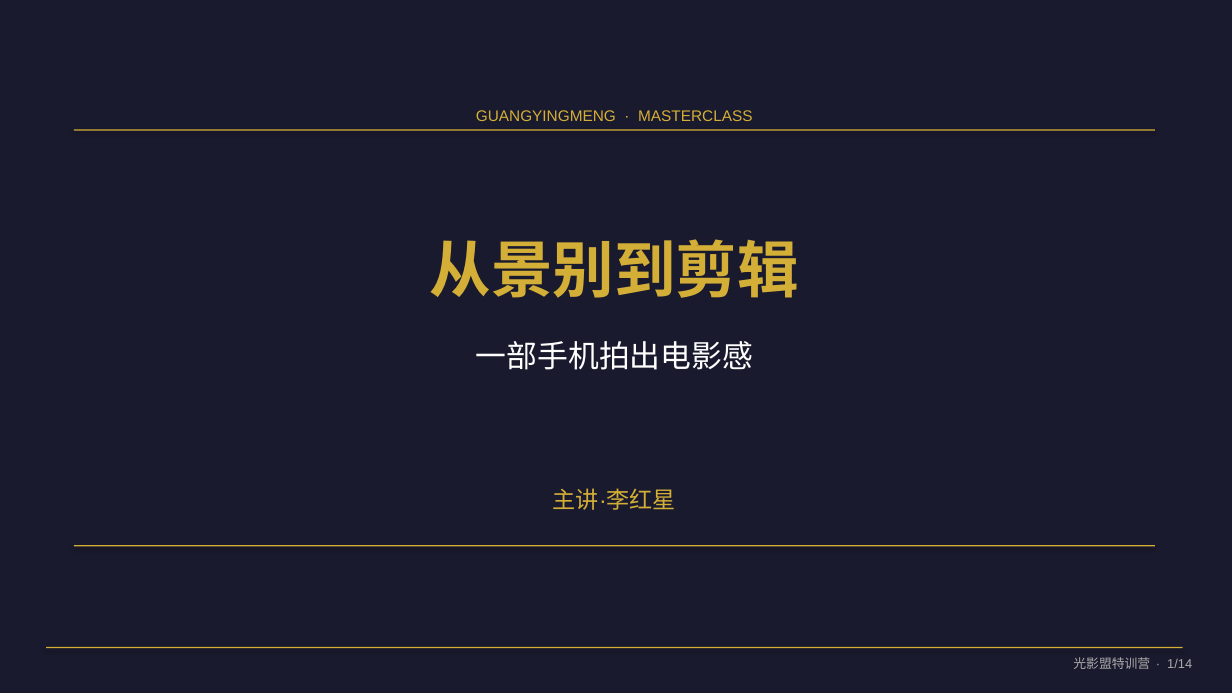
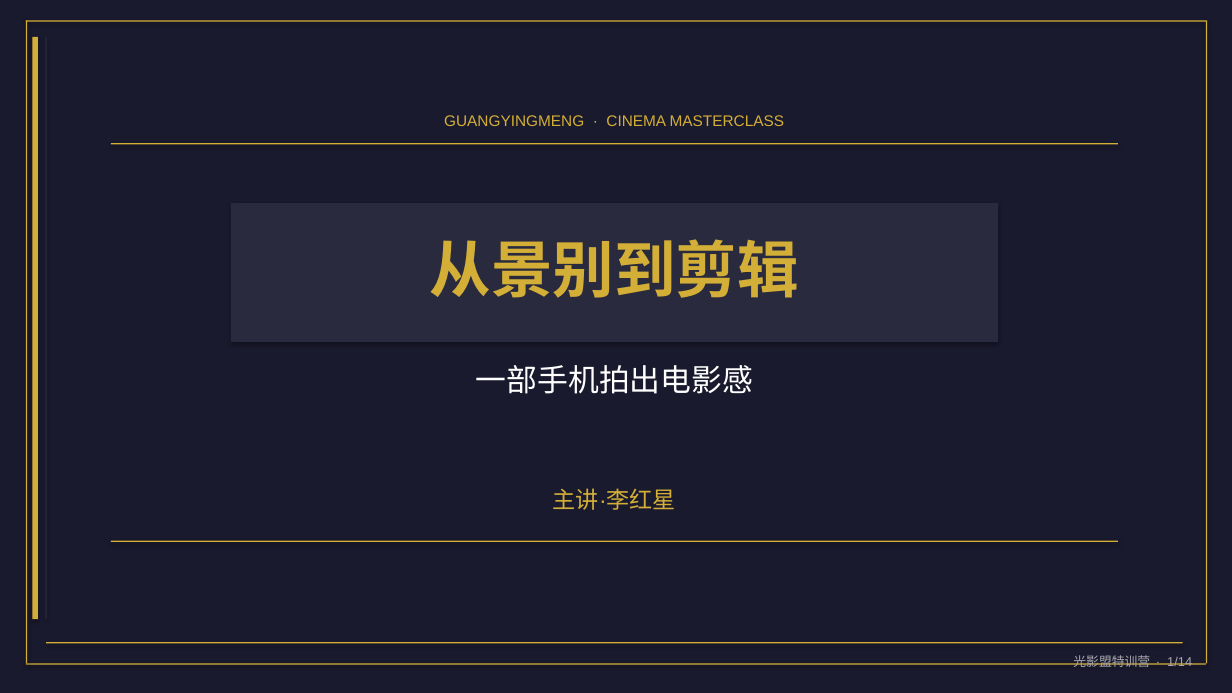
Before and after one commit to jun66888/Photon, a slide deck: slide 1 of 试听课_从景别到剪辑.pptx. Drawn at 1232x693 pixels with LibreOffice and Linux fonts; fonts in the diff are those of the drawing. Boxes give left, top, right and bottom in pixels: in the first picture for what was removed or moved away, otherwise in the second. Text is boxed around its words. In the diff, an @@ line names an element or a change of style, - is before the commit and + after.

```diff
--- a/试听课_从景别到剪辑.pptx
+++ b/试听课_从景别到剪辑.pptx
@@ rectangle: place and size @@
-rectangle at [74, 129, 1155, 130]
+rectangle at [26, 20, 1206, 21]
@@ rectangle added at [26, 20, 27, 664], fill #D4AF37 @@
@@ rectangle added at [1206, 20, 1207, 664], fill #D4AF37 @@
@@ rectangle added at [32, 37, 38, 619], fill #D4AF37 @@
@@ text at [444, 115, 785, 126]: text changed @@
-GUANGYINGMENG · MASTERCLASS
+GUANGYINGMENG · CINEMA MASTERCLASS
@@ rectangle added at [111, 143, 1118, 144], fill #D4AF37 @@
@@ rectangle added at [231, 203, 998, 342], fill #2A2A3E @@
@@ text "一部手机拍出电影感": place and size @@
-text "一部手机拍出电影感" at [476, 341, 753, 370]
+text "一部手机拍出电影感" at [476, 365, 753, 394]
@@ rectangle: place and size @@
-rectangle at [46, 647, 1183, 648]
+rectangle at [111, 541, 1118, 542]
@@ rectangle added at [46, 642, 1183, 643], fill #D4AF37 @@
@@ text "光影盟特训营 · 1/14" at [1073, 655, 1192, 667]: text colour #AAAAAA to #A8A8B0 @@
@@ rectangle: place and size @@
-rectangle at [74, 545, 1155, 546]
+rectangle at [26, 664, 1206, 665]
```
Also in this commit, not shown: 13 other slides changed, 1 other file.
